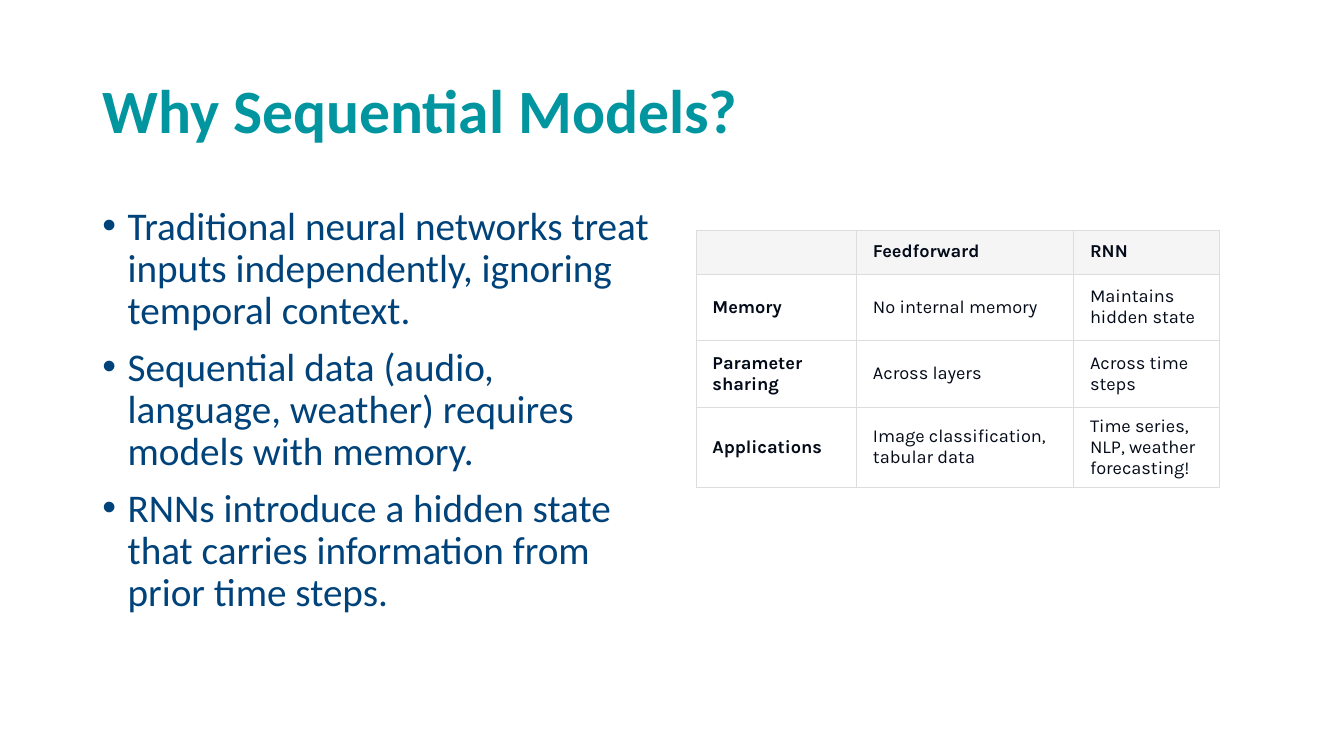
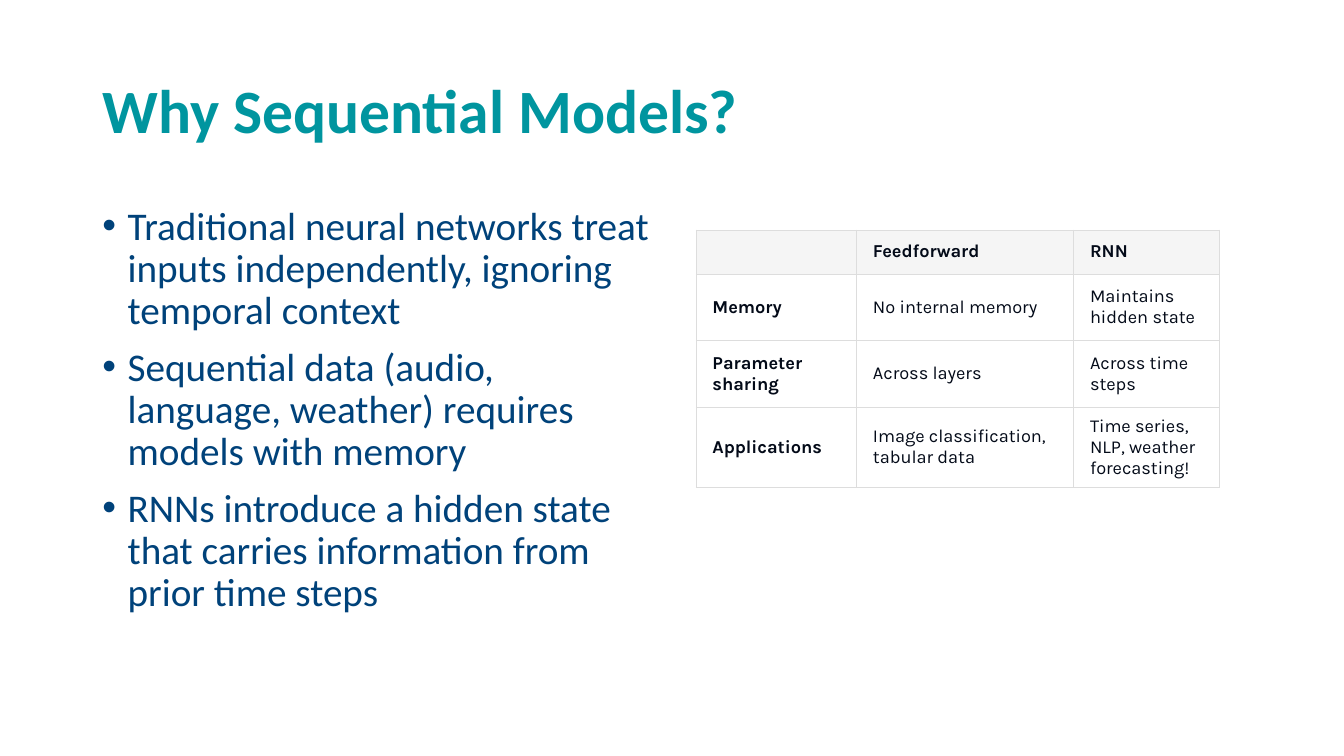
Before and after one commit to andrewcparnell/STAT41130, a slide deck: slide 3 of slides/day 3/D3C1_RNNs.pptx. Drawn at 1344x756 pixels with LibreOffice and Linux fonts; fonts in the diff are those of the drawing; background and template pictures are left out. Boxes give left, top, right and bottom in pixels: in the first picture for what was removed or moved away, otherwise in the second. Text is boxed around its words. In the diff, an @@ line names an element or a change of style, - is before the commit and + after.

```diff
--- a/slides/day 3/D3C1_RNNs.pptx
+++ b/slides/day 3/D3C1_RNNs.pptx
@@ text at (128,212,649,613): text changed @@
-• Traditional neural networks treat inputs independently, ignoring temporal context.
-• Sequential data (audio, language, weather) requires models with memory.
-• RNNs introduce a hidden state that carries information from prior time steps.
+• Traditional neural networks treat inputs independently, ignoring temporal context
+• Sequential data (audio, language, weather) requires models with memory
+• RNNs introduce a hidden state that carries information from prior time steps
```
Also in this commit, not shown: 2 other slides changed, 5 other files.
